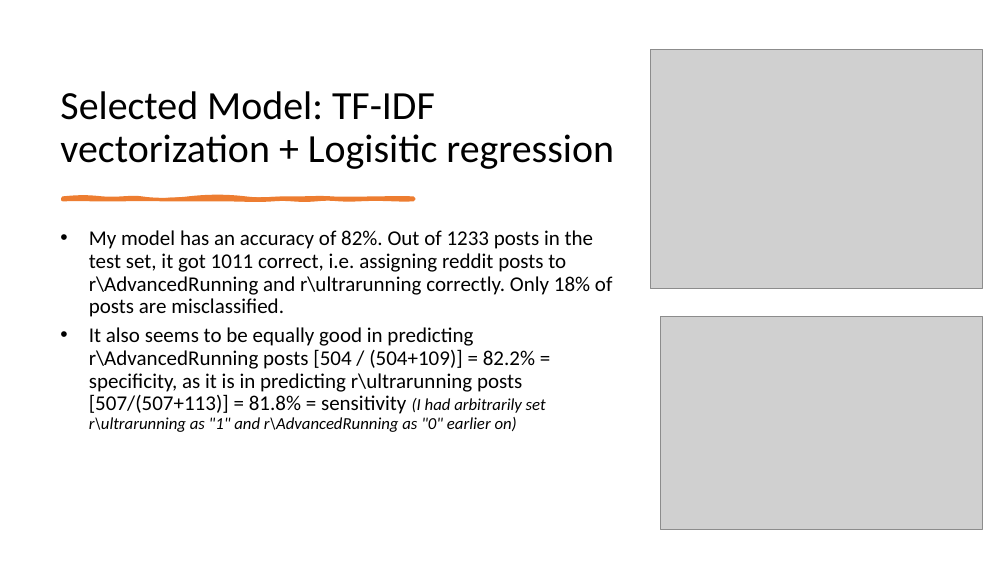
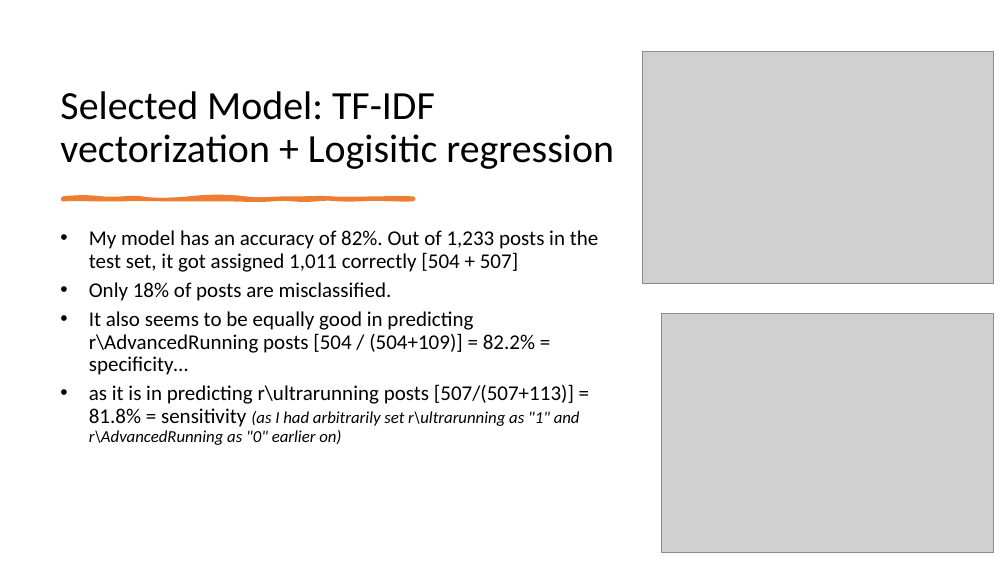
Before and after one commit to ngwtl/DSI-SG-24-projects, a slide deck: slide 8 of project_3/ethan-project-3-presentation.pptx. Drawn at 1008x567 pixels with LibreOffice and Linux fonts; fonts in the diff are those of the drawing; grey boxes stand for pictures. Boxes give left, top, right and bottom in pixels: in the first picture for what was removed or moved away, otherwise in the second. Text is boxed around its words. In the diff, an @@ line names an element or a change of style, - is before the commit and + after.

```diff
--- a/project_3/ethan-project-3-presentation.pptx
+++ b/project_3/ethan-project-3-presentation.pptx
@@ picture: place and size @@
-picture at (661,317,982,530)
+picture at (643,51,994,284)
@@ text at (89,230,599,445): text changed @@
-• My model has an accuracy of 82%. Out of 1233 posts in the test set, it got 1011 correct, i.e. assigning reddit posts to r\AdvancedRunning and r\ultrarunning correctly. Only 18% of posts are misclassified.
-• It also seems to be equally good in predicting r\AdvancedRunning posts [504 / (504+109)] = 82.2% = specificity, as it is in predicting r\ultrarunning posts [507/(507+113)] = 81.8% = sensitivity (I had arbitrarily set r\ultrarunning as "1" and r\AdvancedRunning as "0" earlier on)
+• My model has an accuracy of 82%. Out of 1,233 posts in the test set, it got assigned 1,011 correctly [504 + 507]
+• Only 18% of posts are misclassified.
+• It also seems to be equally good in predicting r\AdvancedRunning posts [504 / (504+109)] = 82.2% = specificity…
+• as it is in predicting r\ultrarunning posts [507/(507+113)] = 81.8% = sensitivity (as I had arbitrarily set r\ultrarunning as "1" and r\AdvancedRunning as "0" earlier on)
@@ picture: place and size @@
-picture at (650,49,982,288)
+picture at (662,313,994,552)
```
Also in this commit, not shown: 6 other slides changed, 1 slide added.
